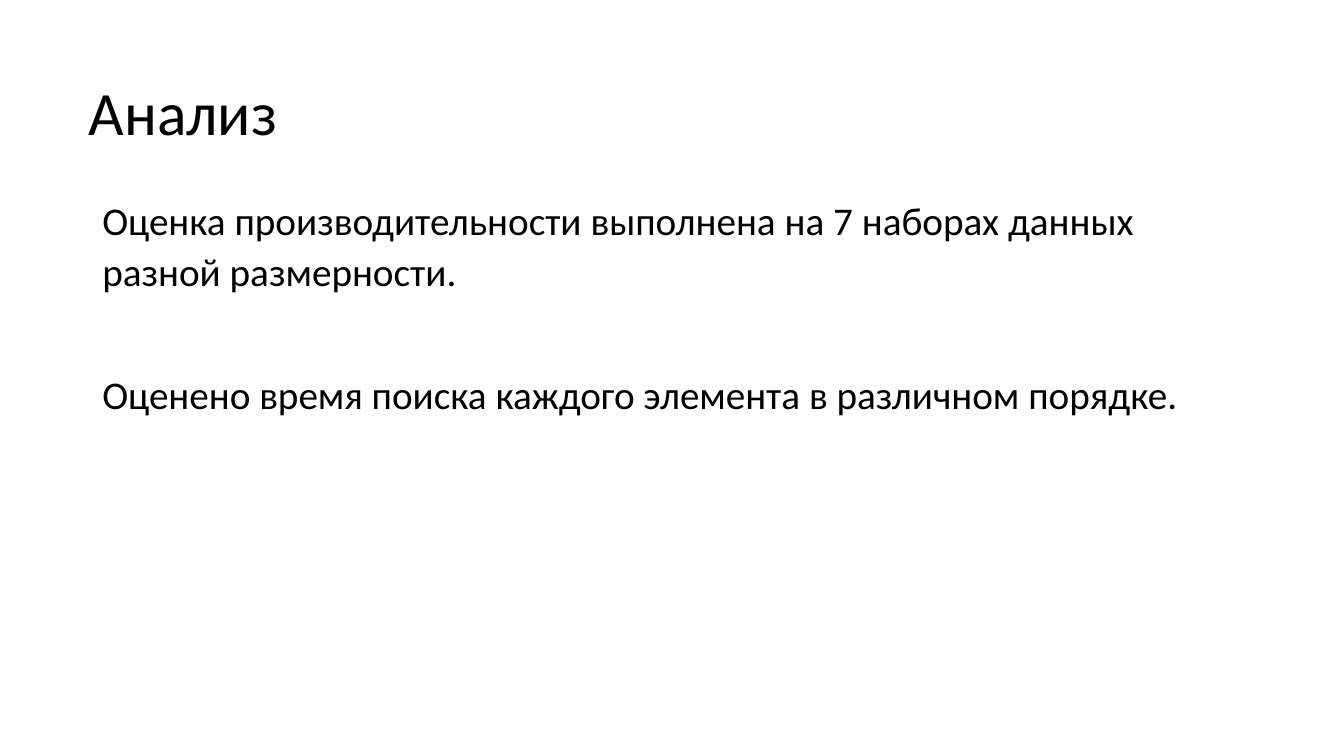
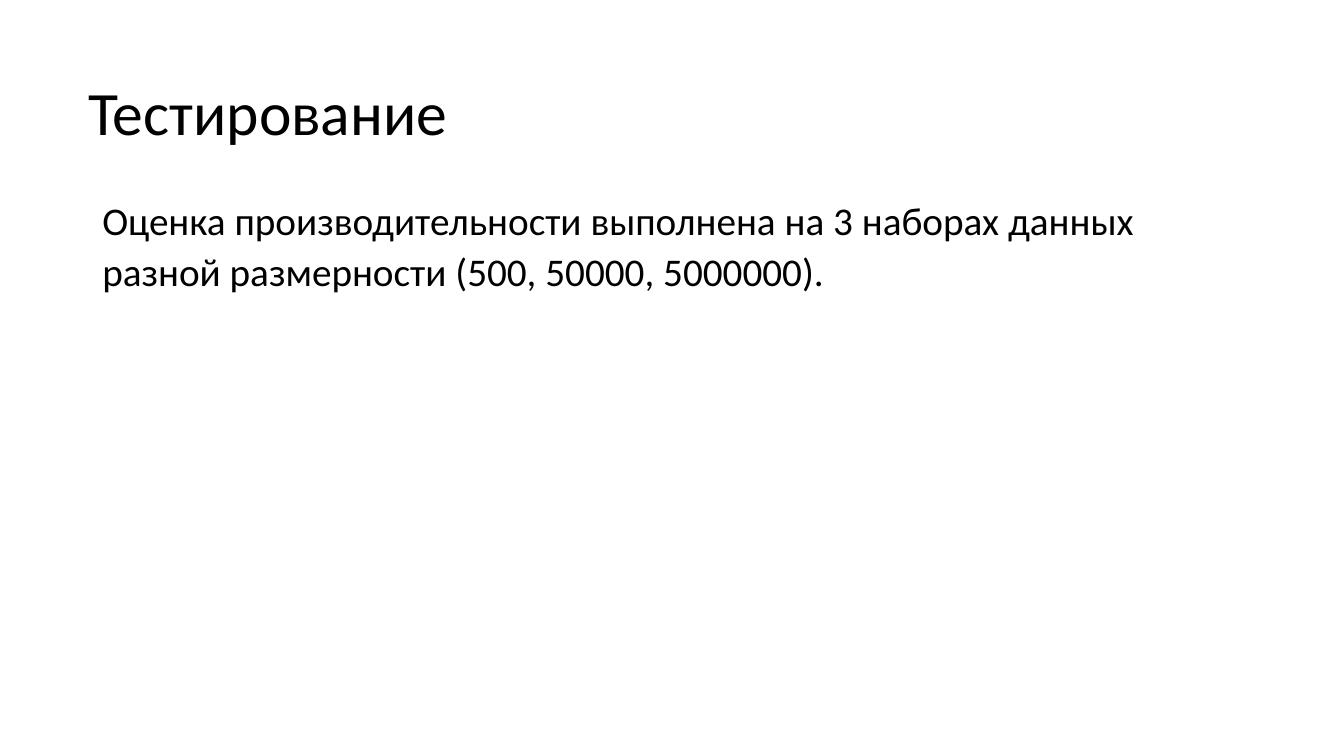
Before and after one commit to Far0ver/TangoTree, a slide deck: slide 15 of Танго дерево презентация.pptx. Drawn at 1344x756 pixels with LibreOffice and Linux fonts; fonts in the diff are those of the drawing. Boxes give left, top, right and bottom in pixels: in the first picture for what was removed or moved away, otherwise in the second. Text is boxed around its words. In the diff, an @@ line names an element or a change of style, - is before the commit and + after.

```diff
--- a/Танго дерево презентация.pptx
+++ b/Танго дерево презентация.pptx
@@ title at [89, 95, 448, 145]: text changed @@
-Анализ
+Тестирование
@@ text at [102, 208, 1134, 293]: text changed @@
-Оценка производительности выполнена на 7 наборах данных разной размерности.
-Оценено время поиска каждого элемента в различном порядке.
+Оценка производительности выполнена на 3 наборах данных разной размерности (500, 50000, 5000000).
```
Also in this commit, not shown: 14 other slides changed, 2 slides added, 2 slides removed, 17 other files.
